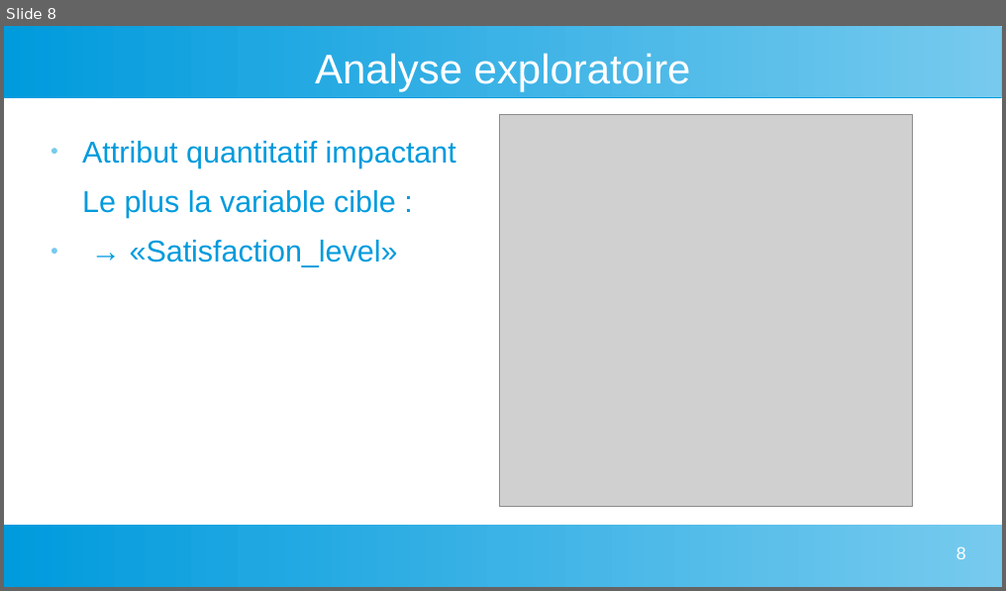
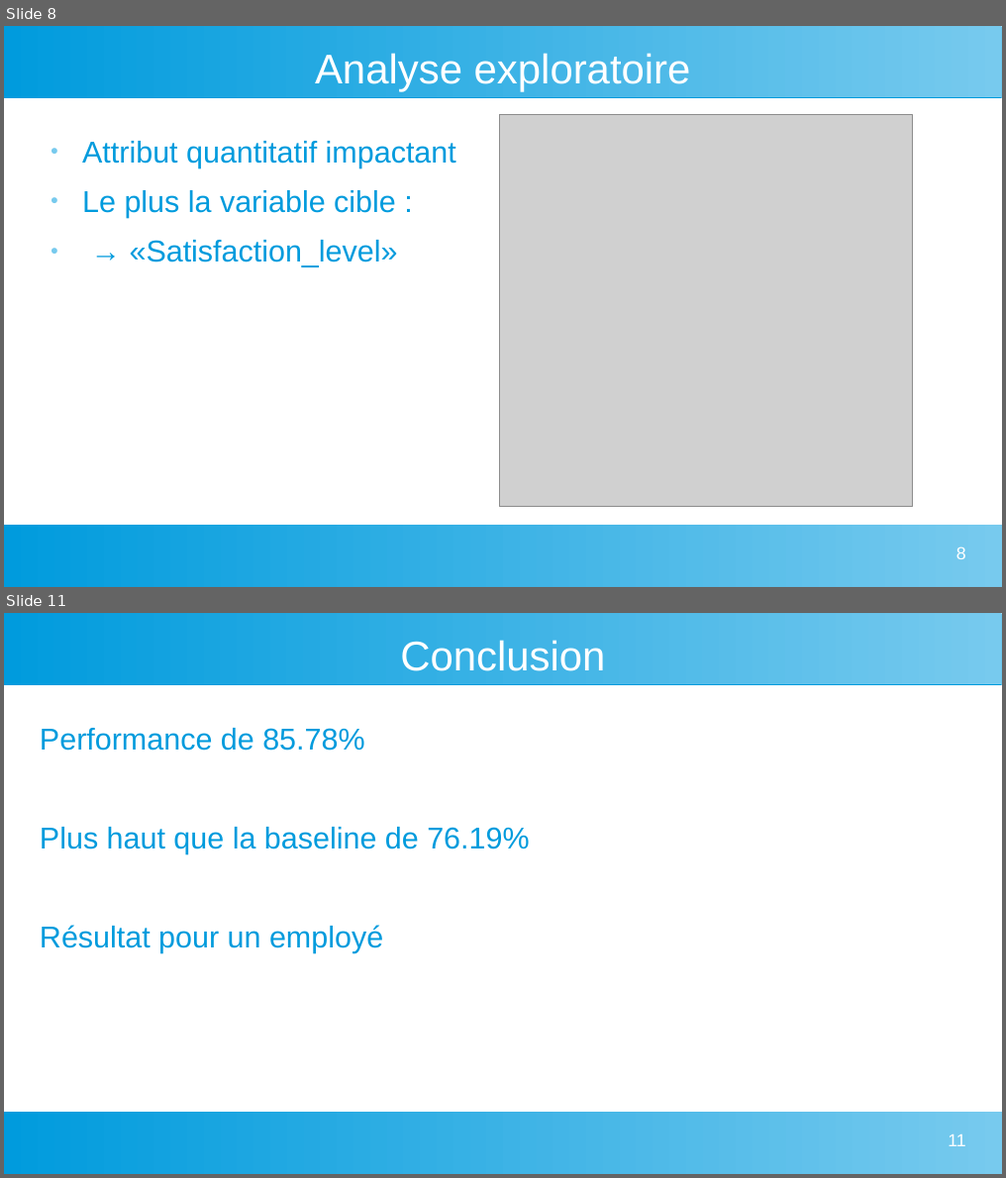
Before and after one commit to rogueH/DataMining_ProjetFinal, a slide deck: Présentation final.odp. Shown one above the other, each under a label of ours: slide 8 before the commit, slides 8 and 11 after it; the slides between them are not shown. The pictures are 1006x591 and 1006x1178 pixels, drawn with LibreOffice and Linux fonts; fonts in the diff are those of the drawing; grey boxes stand for pictures. Boxes give left, top, right and bottom in pixels: in the first picture for what was removed or moved away, otherwise in the second. Text is boxed around its words. In the diff, an @@ line names an element or a change of style, - is before the commit and + after.

```diff
--- a/Présentation final.odp
+++ b/Présentation final.odp
@@ slide 11 added at [4, 613, 1002, 1174], background #FFFFFF; not listed: 2 template elements that a slide beside it also shows @@
@@ title added at [400, 640, 605, 671], 33 pt, text #FFFFFF @@
+Conclusion
@@ text added at [40, 728, 529, 954], 24 pt, text #009BDD @@
+Performance de 85.78%
+Plus haut que la baseline de 76.19%
+Résultat pour un employé
@@ page number added at [947, 1135, 965, 1147], 14 pt, text #FFFFFF @@
+11
@@ slide 8 changed as well @@
@@ text "Attribut quantitatif impactant" at [82, 141, 456, 268]: indent changed; bullet none to ● @@
```
Also in this commit, not shown: 7 other slides changed, 2 other slides added.
